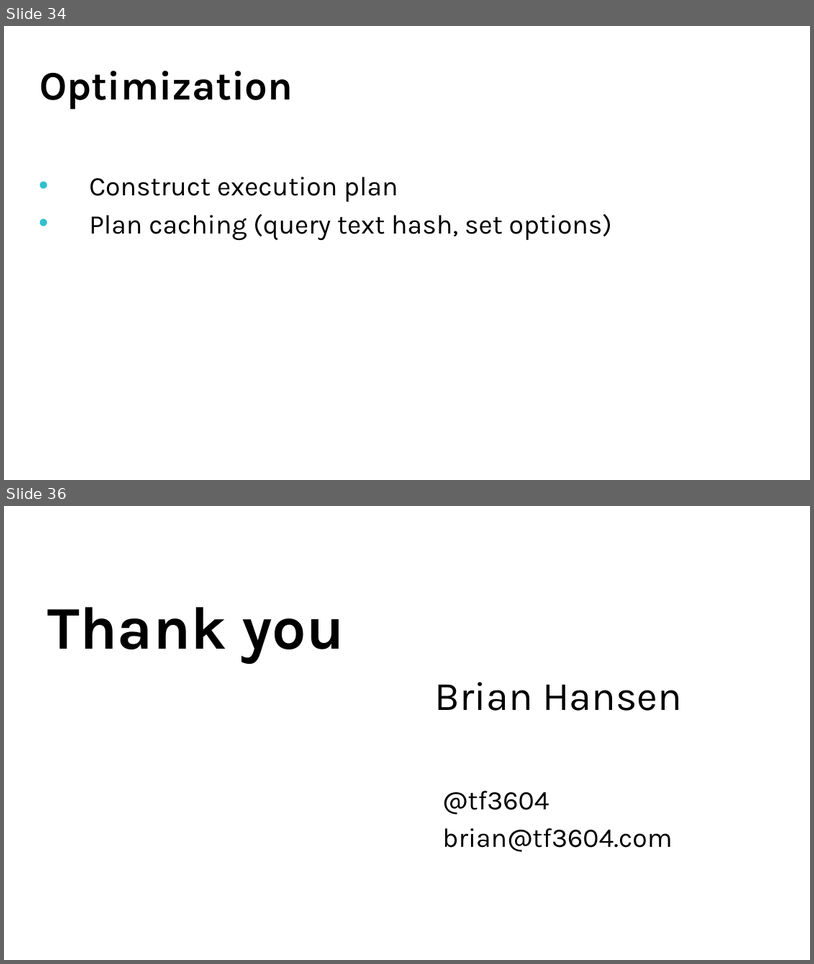
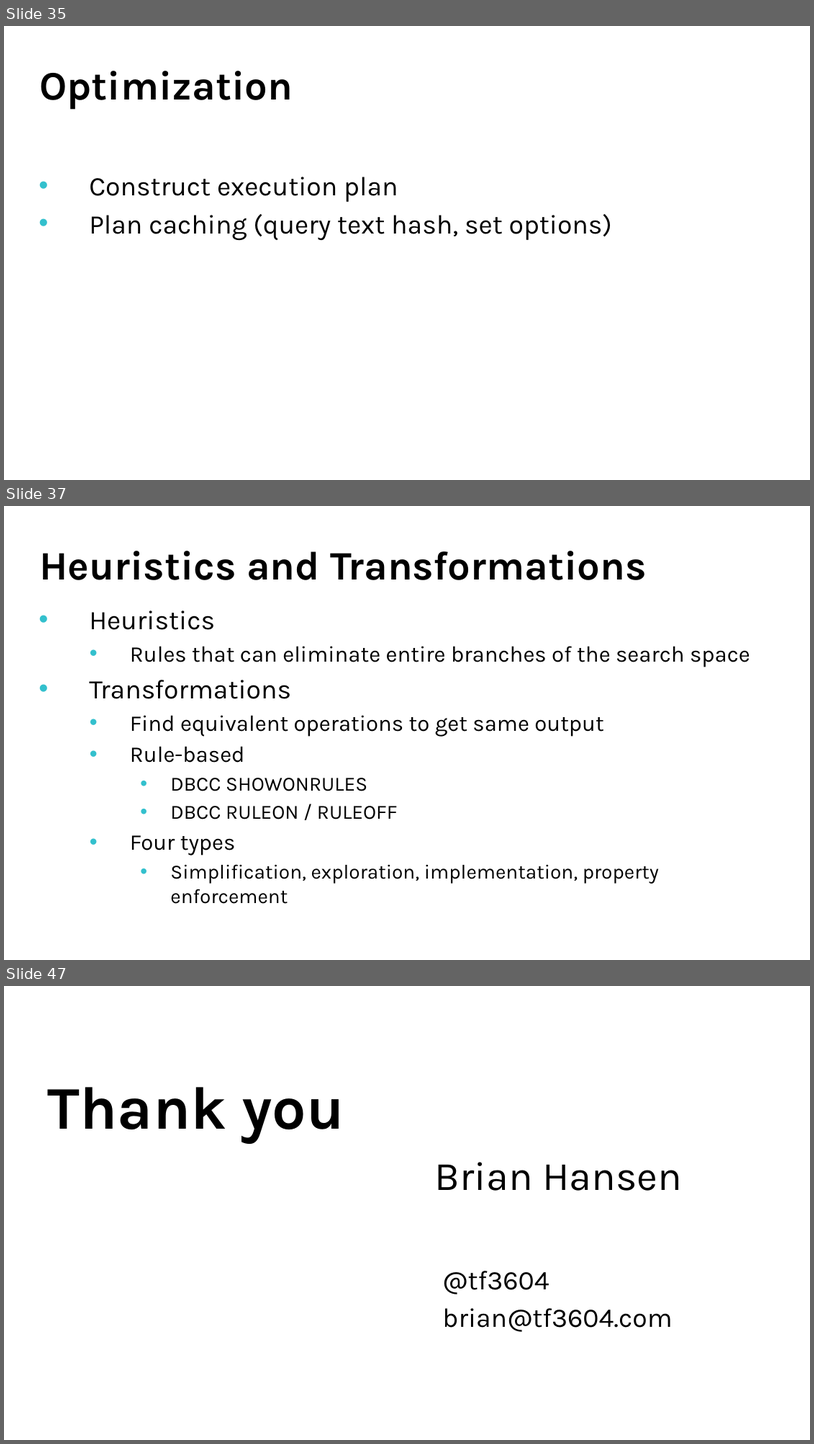
Before and after one commit to tf3604/OptimizerPresentation, a slide deck: Hansen - Get Your Optimizer to Give up All Its Secrets.pptx. Shown one above the other, each under a label of ours: slides 34 and 36 before the commit, slides 35, 37 and 47 after it; the slides between them are not shown. The pictures are 814x964 and 814x1444 pixels, drawn with LibreOffice and Linux fonts; fonts in the diff are those of the drawing; background and template pictures are left out. Boxes give left, top, right and bottom in pixels: in the first picture for what was removed or moved away, otherwise in the second. Text is boxed around its words. In the diff, an @@ line names an element or a change of style, - is before the commit and + after.

```diff
--- a/Hansen - Get Your Optimizer to Give up All Its Secrets.pptx
+++ b/Hansen - Get Your Optimizer to Give up All Its Secrets.pptx
@@ slide 37 added at (x1=4, y1=506, x2=810, y2=960), background picture (left out) @@
@@ title added at (x1=39, y1=551, x2=647, y2=580), 36 pt, text #000000, bold @@
+Heuristics and Transformations
@@ text added at (x1=89, y1=610, x2=751, y2=883), 20 pt, text #000000 @@
+• Heuristics
+  • Rules that can eliminate entire branches of the search space
+• Transformations
+  • Find equivalent operations to get same output
+  • Rule-based
+    • DBCC SHOWONRULES
+    • DBCC RULEON / RULEOFF
+  • Four types
+    • Simplification, exploration, implementation, property enforcement
@@ what was slide 34 is now slide 35 @@
@@ what was slide 36 is now slide 47 @@
```
Also in this commit, not shown: 1 slide changed, 10 other slides added.
